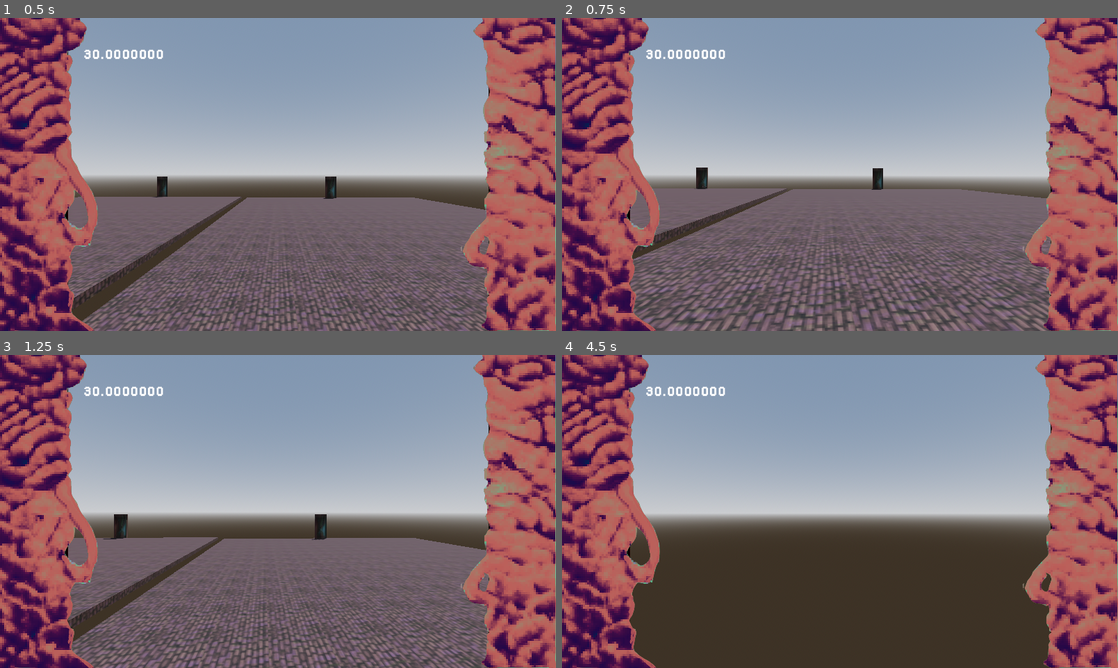
Above: before the commit, frames 1-4 (two rows, left to right).
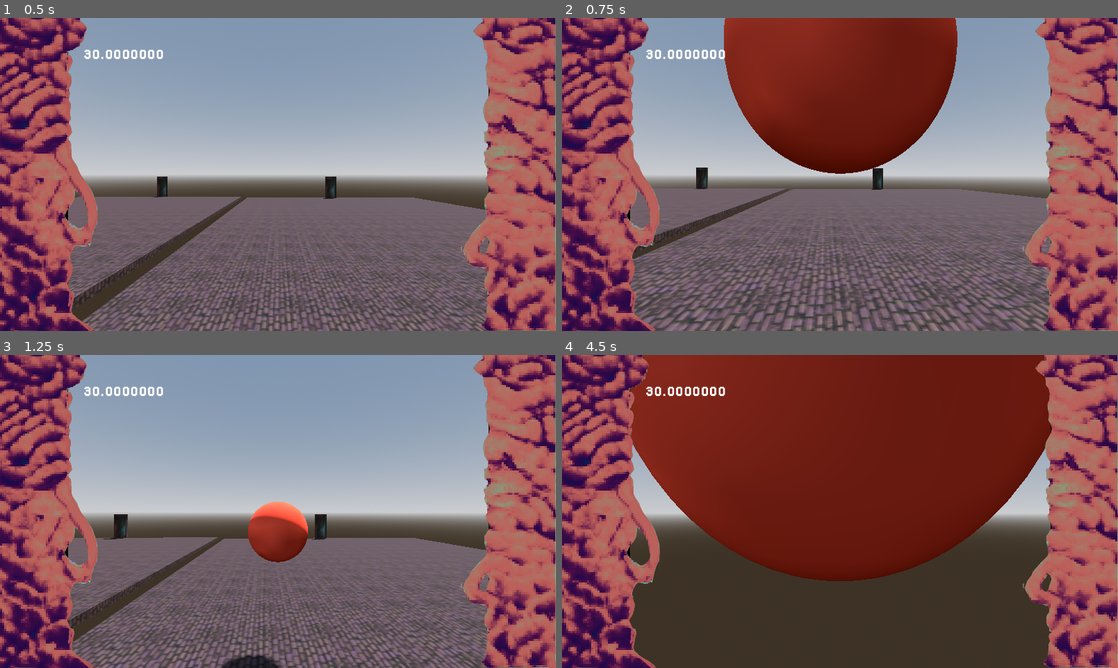
Above: after the commit, the same moments.

Repository: slop-inc/algebra-game-jam
Game: Godot game, scene res://scenes/enemy/enemy_room_test.tscn
Same seed, same stepped clock (60 frames per second), same inputs: the game is played once before the commit and once after it. This scene is started directly instead of the project's main scene.
Inputs (mouse positions are in pixels of both pictures, inside the frame that each line leads up to):
- Up to frame 1 (0.5 s): no input
- Up to frame 2 (0.75 s): tap Enter at 0.5 s; move the mouse to (867, 174) at 0.52 s; hold W (up_move) from 0.53 s (still down); tap E (shoot, bound only after the commit) at 0.6 s; click (867, 174) at 0.67 s
- Up to frame 3 (1.25 s): keep holding W (up_move); tap Space (jump) at 0.77 s
- Up to frame 4 (4.5 s): keep holding W (up_move); move the mouse to (812, 511) at 1.27 s; tap Shift (dash) at 1.35 s; tap Space (jump) at 1.52, 3.02, 3.77 s; tap E (shoot, bound only after the commit) at 1.55, 2.3, 3.05, 3.8, 4.35 s; move the mouse to (851, 505) at 2.02 s; right-click (851, 505) at 2.1 s; move the mouse to (834, 517) at 2.77 s; click (834, 517) at 2.85 s; move the mouse to (878, 514) at 3.52 s; tap Ctrl (slam) at 3.6 s; move the mouse to (795, 508) at 4.27 s

Frame 1 is identical in both runs. In frame 2, 17% of the frame differs, in the area x 29-72%, y 0-50%; in frame 3, 2.0%; in frame 4, 44%, in the area x 12-88%, y 0-73%.

Commit message:
half functioning evil orb

Diff:
--- a/project.godot
+++ b/project.godot
@@ -83,6 +83,11 @@
 "events": [Object(InputEventMouseButton,"resource_local_to_scene":false,"resource_name":"","device":-1,"window_id":0,"a …(258 unchanged characters)…
 ]
 }
+shoot={
+"deadzone": 0.2,
+"events": [Object(InputEventKey,"resource_local_to_scene":false,"resource_name":"","device":-1,"window_id":0,"alt_pressed":false,"shift_pressed":false,"ctrl_pressed":false,"meta_pressed":false,"pressed":false,"keycode":0,"physical_keycode":69,"key_label":0,"unicode":101,"location":0,"echo":false,"script":null)
+]
+}
 
 [physics]
 
--- a/scenes/building_blocks/catacombs_door.gd
+++ b/scenes/building_blocks/catacombs_door.gd
@@ -38,6 +38,6 @@
 	physics_door.freeze = true
 
 func _process(delta: float) -> void:
-	print(physics_door.get_linear_velocity())
+	#print(physics_door.get_linear_velocity())
 
 	pass
--- a/scenes/enemy/Fireball.gd
+++ b/scenes/enemy/Fireball.gd
@@ -1,15 +1,25 @@
 extends Area3D
 
 @export var speed = 10
-@export var damage = 500
+@export var damage = 20
+var player_damage: float = 5.0
 var dir
 
+var is_from_player: bool = false
+
+func _ready():
+	print(is_from_player)
 
 func _process(delta):
 	global_position += dir * speed * delta
 
 
 func _on_body_entered(body):
-	if body.is_in_group("player"):
-		body.take_damage(damage)
-		queue_free()
+	if body.has_method("take_damage"):
+		if body.is_in_group("player") and not is_from_player:
+			body.take_damage(player_damage)
+			queue_free()
+		elif body.is_in_group("enemy") and is_from_player:
+			body.take_damage(damage)
+			queue_free()
+	# TODO: prolaze kroz pod
--- a/scenes/player_movement_test/player.gd
+++ b/scenes/player_movement_test/player.gd
@@ -30,10 +30,14 @@
 var t_bob = 0.0
 
 
+@onready var PROJECTILE = preload("res://scenes/enemy/Fireball.tscn")
+
 @onready var head = $Head
 @onready var camera = $Head/Neck/Camera3D
 @onready var neck = $Head/Neck
 @onready var hit_ray = $Head/Neck/Camera3D/RayCast3D
+
+@onready var evil_fucking_marker_for_the_purposes_of_launching_the_projectile = $Head/Neck/Camera3D/EvilFuckingMarkerForThePurposesOfLaunchingTheProjectile
 
 @onready var timer = $Health
 @onready var time_label = $Head/Neck/Camera3D/Label
@@ -83,6 +87,8 @@
 	if Input.is_action_just_pressed("kick"):
 		_kick()
 
+	if Input.is_action_just_pressed("shoot"):
+		_shoot()
 
 # Dash Function
 func _dash():
@@ -113,6 +119,18 @@
 			hit._takeDamage(10)
 			if hit.health < 0:
 				_heal(HEAL_AMOUNT)
+
+func _shoot():
+	var projectile = PROJECTILE.instantiate()
+	projectile.is_from_player = true
+	get_tree().root.get_child(0).add_child(projectile)
+	projectile.global_position = Vector3(camera.global_position.x, camera.global_position.y, camera.global_position.z)
+	projectile.dir = camera.global_position.direction_to(evil_fucking_marker_for_the_purposes_of_launching_the_projectile.global_position)
+	pass
+
+func take_damage(amount: float):
+	var current_time = timer.get_time_left()
+	timer.set_wait_time(current_time - amount)
 
 func _heal(amount: float) -> void:
 	var current_time = timer.get_time_left()
--- a/scenes/player_movement_test/player.tscn
+++ b/scenes/player_movement_test/player.tscn
@@ -55,6 +55,9 @@
 mouse_filter = 2
 color = Color(0, 0, 0, 1)
 
+[node name="EvilFuckingMarkerForThePurposesOfLaunchingTheProjectile" type="Marker3D" parent="Head/Neck/Camera3D" unique_id=210815097]
+transform = Transform3D(1, 0, 0, 0, 1, 0, 0, 0, 1, 0, 0, -6.3798156)
+
 [node name="Health" type="Timer" parent="." unique_id=523939863]
 wait_time = 20.0
 one_shot = true
